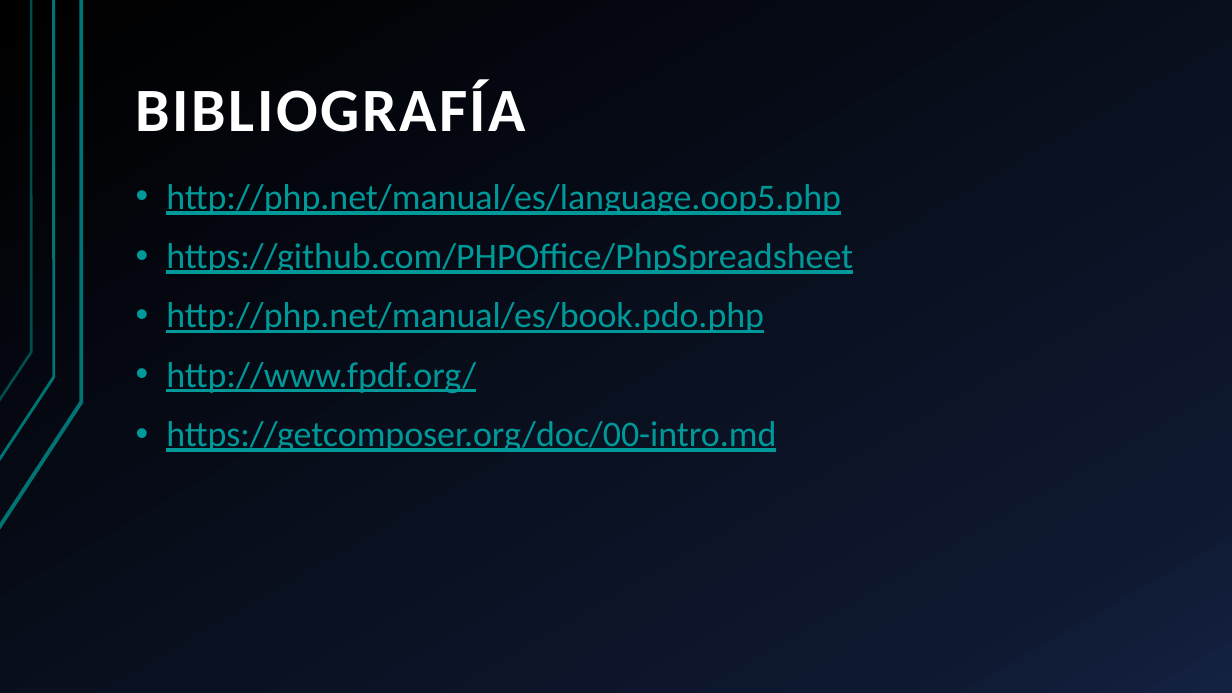
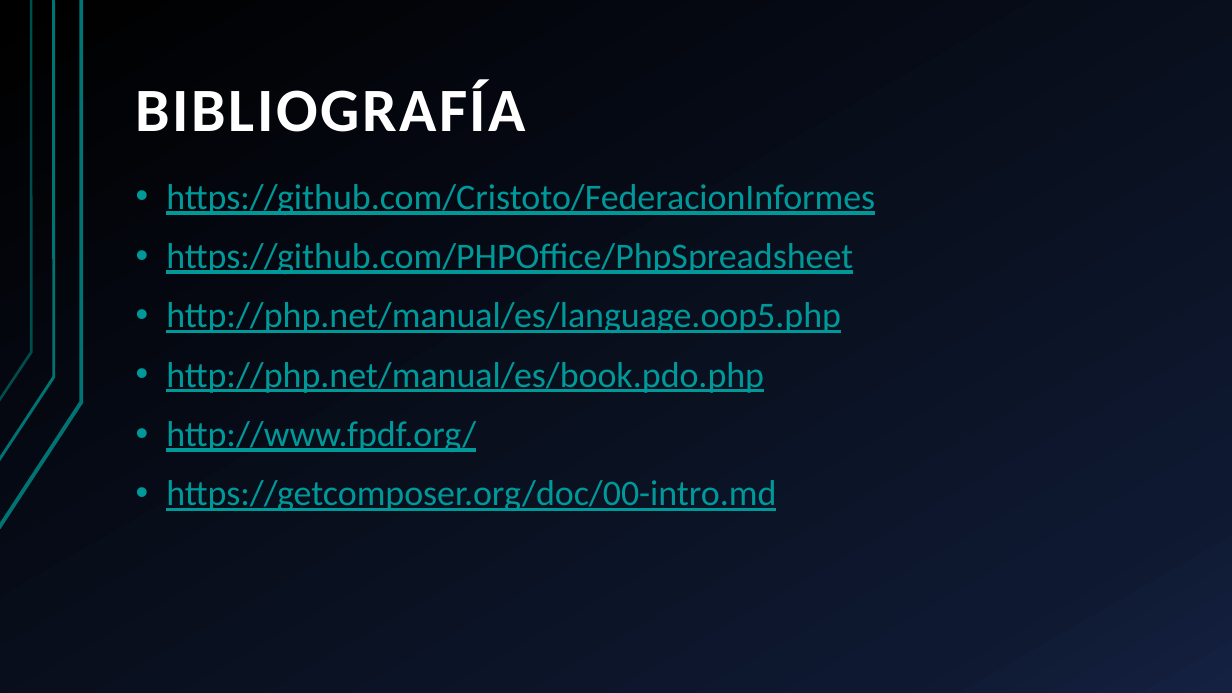
Before and after one commit to Cristoto/FederacionInformes, a slide deck: slide 17 of doc/Presentación/Generador de informes RFESS.pptx. Drawn at 1232x693 pixels with LibreOffice and Linux fonts; fonts in the diff are those of the drawing. Boxes give left, top, right and bottom in pixels: in the first picture for what was removed or moved away, otherwise in the second. Text is boxed around its words. In the diff, an @@ line names an element or a change of style, - is before the commit and + after.

```diff
--- a/doc/Presentación/Generador de informes RFESS.pptx
+++ b/doc/Presentación/Generador de informes RFESS.pptx
@@ text at [166,184,875,274]: paragraphs added @@
+• https://github.com/Cristoto/FederacionInformes
+• https://github.com/PHPOffice/PhpSpreadsheet
```
Also in this commit, not shown: 4 other slides changed, 1 other file.
